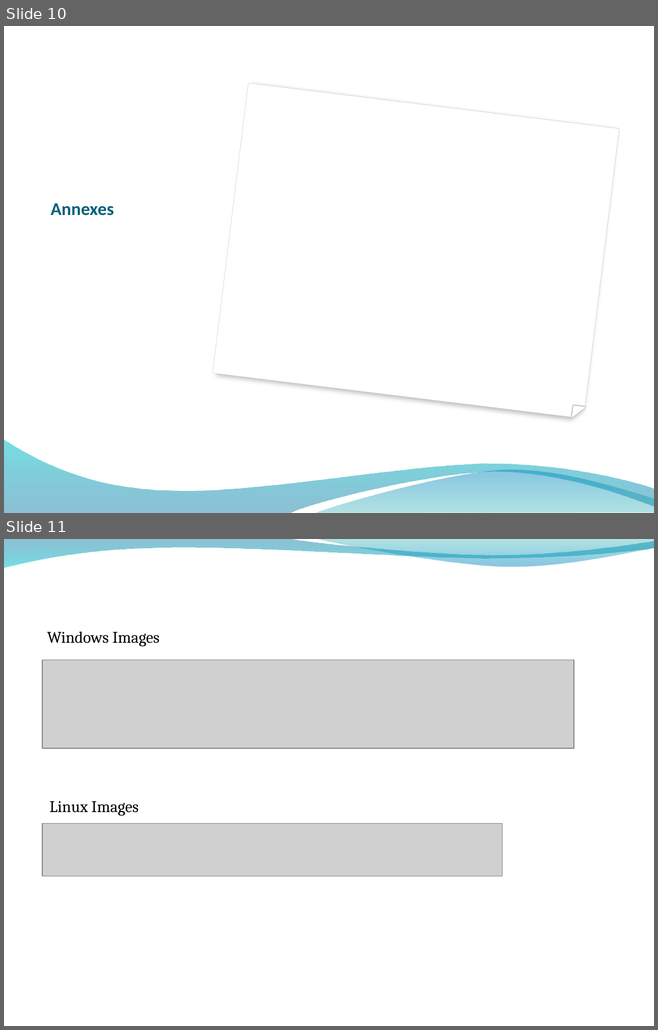
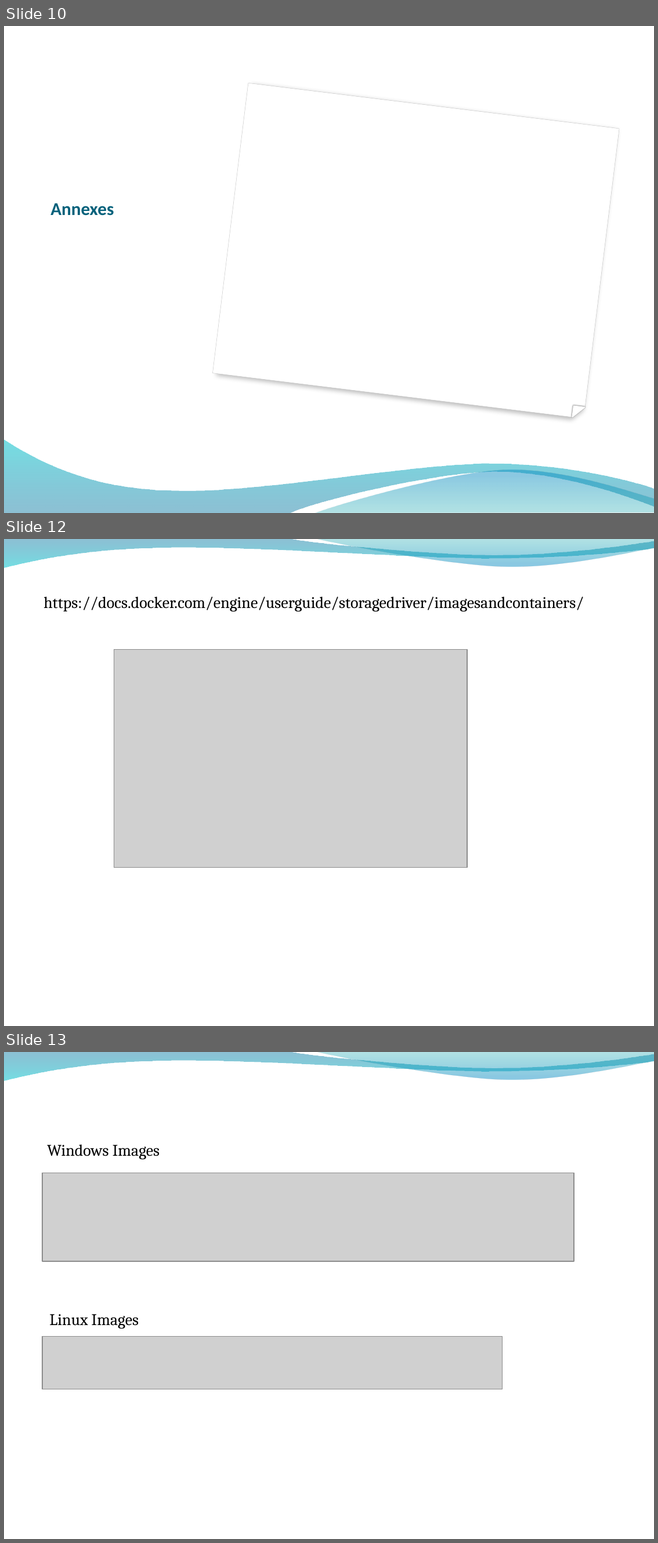
Before and after one commit to ygo74/microsvc, a slide deck: Documentation/Container Architecture.pptx. Shown one above the other, each under a label of ours: slides 10 and 11 before the commit, slides 10, 12 and 13 after it; the slides between them are not shown. The pictures are 658x1030 and 658x1543 pixels, drawn with LibreOffice and Linux fonts; fonts in the diff are those of the drawing; grey boxes stand for pictures; background and template pictures are left out. Boxes give left, top, right and bottom in pixels: in the first picture for what was removed or moved away, otherwise in the second. Text is boxed around its words. In the diff, an @@ line names an element or a change of style, - is before the commit and + after.

```diff
--- a/Documentation/Container Architecture.pptx
+++ b/Documentation/Container Architecture.pptx
@@ slide 12 added at <box>4,539,654,1026</box>, background picture (left out); not listed: 2 template elements that a slide beside it also shows @@
@@ text added at <box>43,596,583,611</box>, 18 pt, text #000000 @@
+https://docs.docker.com/engine/userguide/storagedriver/imagesandcontainers/
@@ picture added at <box>114,649,466,868</box> @@
@@ what was slide 11 is now slide 13 @@
```
Also in this commit, not shown: 3 slides changed, 7 other slides added.
